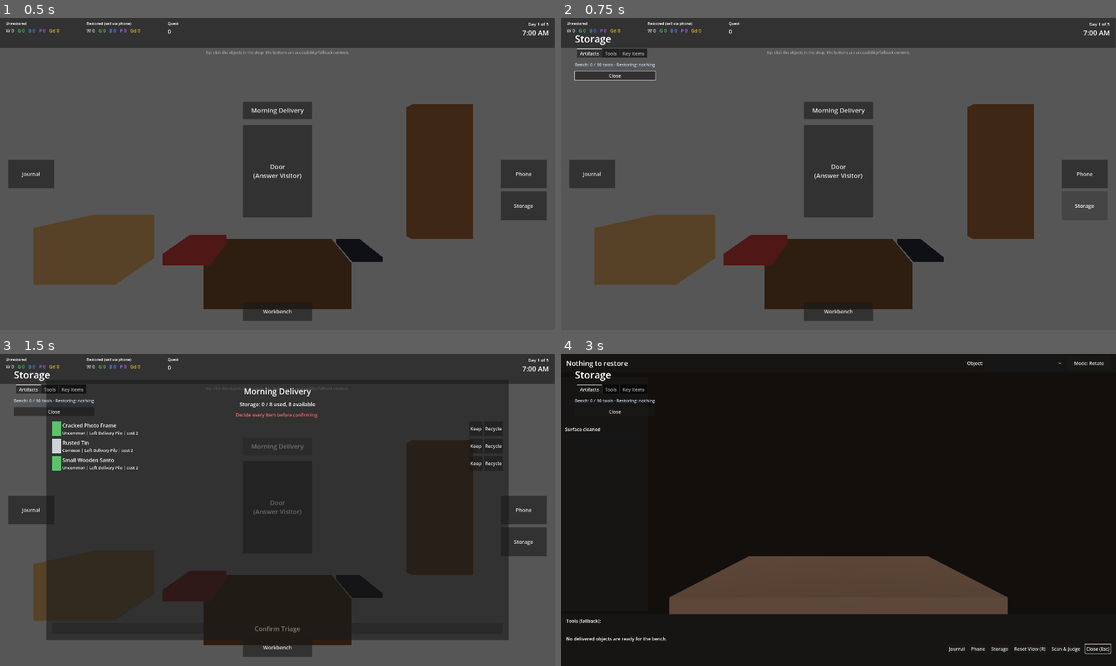
Above: before the commit, frames 1-4 (two rows, left to right).
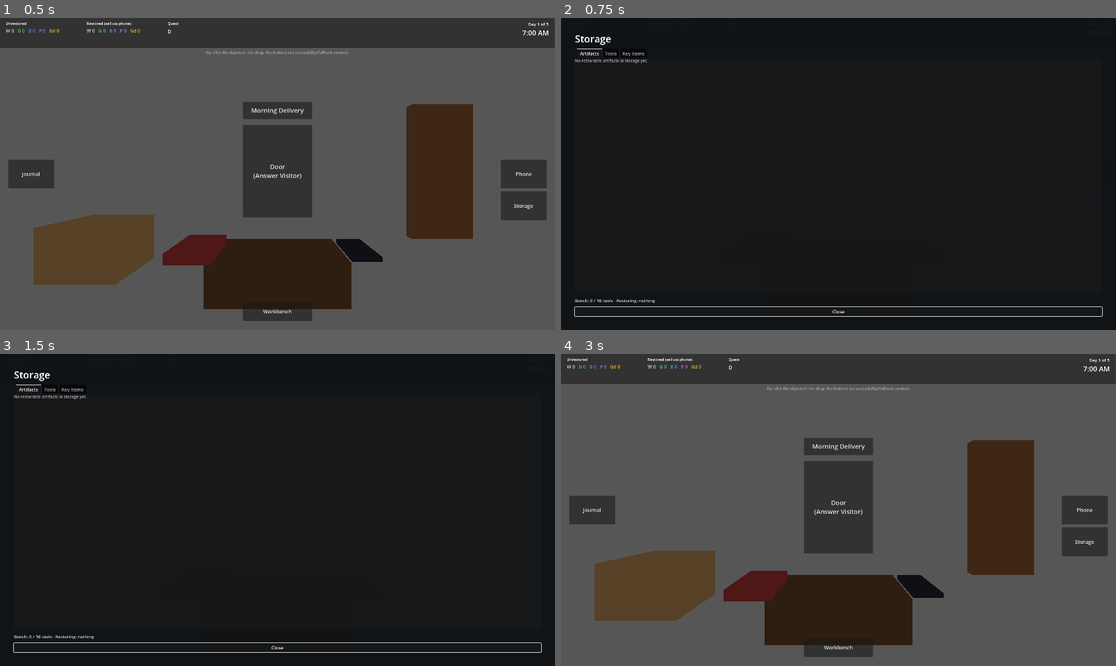
Above: after the commit, the same moments.

Repository: HoplyXD/aLima
Game: Godot game, scene res://scenes/Shop.tscn
Two runs of this game, one before a commit and one after it. Both use one fixed random seed, a clock stepped at 60 frames per second and the inputs below.
Inputs:
- Up to frame 1 (0.5 s): no input
- Up to frame 2 (0.75 s): click "Storage" at 0.5 s
- Up to frame 3 (1.5 s): click "Morning Delivery" at 1.25 s
- Up to frame 4 (3 s): click "Door (Answer Visitor)" at 2 s; click "Workbench" at 2.75 s

Frame 1 is identical in both runs. In frame 2, 95% of the frame differs, in the area x 0-100%, y 0-100%; in frame 3, 81%; in frame 4, 97%.

Commit message:
Persist cleaned-spot masks; author Storage & Phone
Save and restore exact cleaned-spot masks and convert several UI elements to authored scenes. Added a per-instance dirt_mask (PNG, base64-serialized) to ObjectInstance and PNG-based snapshot/restore APIs in RestorationObject3D; RestorationService.persist_dirt_mask writes the mask and triggers a save. RestorationView now caches per-instance masks on switch/close and restores from the in-memory cache or the persisted instance mask; tests added to verify switching preservation and save/reload persistence. Converted Storage UI to an authored scene (scenes/ui/storage_screen.tscn) and simplified storage_screen.gd to use @onready bindings instead of code-built node construction; phone.tscn was authored/cleaned up. Updated tests and docs accordingly (restoration and economy suites). Key files: scripts/models/object_instance.gd, scripts/restoration/restoration_object_3d.gd, scripts/restoration/restoration_service.gd, scripts/restoration/restoration_view.gd, tests/restoration/test_restoration_view.gd, scenes/ui/storage_screen.tscn, scripts/economy/storage_screen.gd, scenes/ui/phone.tscn, and related documentation edits.

Diff:
--- a/scenes/ui/storage_screen.tscn
+++ b/scenes/ui/storage_screen.tscn
@@ -6,3 +6,62 @@
 process_mode = 3
 layer = 10
 script = ExtResource("1_storage")
+
+[node name="Dim" type="ColorRect" parent="."]
+anchors_preset = 15
+anchor_right = 1.0
+anchor_bottom = 1.0
+color = Color(0.06, 0.07, 0.08, 0.97)
+
+[node name="Margin" type="MarginContainer" parent="Dim"]
+anchors_preset = 15
+anchor_right = 1.0
+anchor_bottom = 1.0
+theme_override_constants/margin_left = 48
+theme_override_constants/margin_top = 48
+theme_override_constants/margin_right = 48
+theme_override_constants/margin_bottom = 48
+
+[node name="VBox" type="VBoxContainer" parent="Dim/Margin"]
+theme_override_constants/separation = 12
+
+[node name="Title" type="Label" parent="Dim/Margin/VBox"]
+theme_override_font_sizes/font_size = 34
+text = "Storage"
+
+[node name="Tabs" type="TabContainer" parent="Dim/Margin/VBox"]
+unique_name_in_owner = true
+size_flags_vertical = 3
+
+[node name="Artifacts" type="ScrollContainer" parent="Dim/Margin/VBox/Tabs"]
+horizontal_scroll_mode = 0
+
+[node name="ArtifactsList" type="VBoxContainer" parent="Dim/Margin/VBox/Tabs/Artifacts"]
+unique_name_in_owner = true
+size_flags_horizontal = 3
+theme_override_constants/separation = 8
+
+[node name="Tools" type="ScrollContainer" parent="Dim/Margin/VBox/Tabs"]
+horizontal_scroll_mode = 0
+
+[node name="ToolsList" type="VBoxContainer" parent="Dim/Margin/VBox/Tabs/Tools"]
+unique_name_in_owner = true
+size_flags_horizontal = 3
+theme_override_constants/separation = 8
+
+[node name="Key Items" type="ScrollContainer" parent="Dim/Margin/VBox/Tabs"]
+horizontal_scroll_mode = 0
+
+[node name="KeyItemsList" type="VBoxContainer" parent="Dim/Margin/VBox/Tabs/Key Items"]
+unique_name_in_owner = true
+size_flags_horizontal = 3
+theme_override_constants/separation = 8
+
+[node name="StatusLabel" type="Label" parent="Dim/Margin/VBox"]
+unique_name_in_owner = true
+theme_override_font_sizes/font_size = 15
+theme_override_colors/font_color = Color(0.8, 0.85, 0.9, 1)
+
+[node name="CloseButton" type="Button" parent="Dim/Margin/VBox"]
+unique_name_in_owner = true
+text = "Close"
--- a/scripts/economy/storage_screen.gd
+++ b/scripts/economy/storage_screen.gd
@@ -11,21 +11,20 @@
 
 signal closed
 
-const BG_COLOR := Color(0.06, 0.07, 0.08, 0.97)
-
 var _owns_pause: bool = false
 var _tools: ToolService
-var _artifacts_list: VBoxContainer
-var _tools_list: VBoxContainer
-var _keyitems_list: VBoxContainer
-var _status_label: Label
-var _close_button: Button
+
+@onready var _artifacts_list: VBoxContainer = %ArtifactsList
+@onready var _tools_list: VBoxContainer = %ToolsList
+@onready var _keyitems_list: VBoxContainer = %KeyItemsList
+@onready var _status_label: Label = %StatusLabel
+@onready var _close_button: Button = %CloseButton
 
 
 func _ready() -> void:
 	visible = false
 	_tools = ToolService.new()
-	_build_ui()
+	_close_button.pressed.connect(close)
 
 
 func open() -> void:
@@ -241,59 +240,3 @@
 func _clear(list: VBoxContainer) -> void:
 	for child in list.get_children():
 		child.queue_free()
-
-
-func _make_tab(title: String) -> VBoxContainer:
-	var scroll := ScrollContainer.new()
-	scroll.name = title
-	scroll.horizontal_scroll_mode = ScrollContainer.SCROLL_MODE_DISABLED
-	var list := VBoxContainer.new()
-	list.add_theme_constant_override("separation", 8)
-	list.size_flags_horizontal = Control.SIZE_EXPAND_FILL
-	scroll.add_child(list)
-	_tab_root.add_child(scroll)
-	return list
-
-
-var _tab_root: TabContainer
-
-
-func _build_ui() -> void:
-	var bg := ColorRect.new()
-	bg.color = BG_COLOR
-	bg.anchors_preset = Control.PRESET_FULL_RECT
-	bg.mouse_filter = Control.MOUSE_FILTER_STOP
-	add_child(bg)
-
-	var margin := MarginContainer.new()
-	margin.anchors_preset = Control.PRESET_FULL_RECT
-	for side in ["left", "right", "top", "bottom"]:
-		margin.add_theme_constant_override("margin_%s" % side, 48)
-	bg.add_child(margin)
-
-	var root := VBoxContainer.new()
-	root.add_theme_constant_override("separation", 12)
-	margin.add_child(root)
-
-	var title := Label.new()
-	title.text = "Storage"
-	title.add_theme_font_size_override("font_size", 34)
-	root.add_child(title)
-
-	_tab_root = TabContainer.new()
-	_tab_root.size_flags_vertical = Control.SIZE_EXPAND_FILL
-	root.add_child(_tab_root)
-	_artifacts_list = _make_tab("Artifacts")
-	_tools_list = _make_tab("Tools")
-	_keyitems_list = _make_tab("Key Items")
-
-	_status_label = Label.new()
-	_status_label.add_theme_font_size_override("font_size", 15)
-	_status_label.add_theme_color_override("font_color", Color(0.8, 0.85, 0.9))
-	root.add_child(_status_label)
-
-	_close_button = Button.new()
-	_close_button.text = "Close"
-	_close_button.focus_mode = Control.FOCUS_ALL
-	_close_button.pressed.connect(close)
-	root.add_child(_close_button)
--- a/scripts/models/object_instance.gd
+++ b/scripts/models/object_instance.gd
@@ -19,6 +19,7 @@
 var recorded_damage: int = 0  ## Accumulated damage from wrong tools; persists with the instance.
 var removed_decals: Array[String] = []  ## Decal ids cleared so far (decal-based templates).
 var is_joined: bool = false  ## True once a join-step object has been reassembled.
+var dirt_mask: PackedByteArray = PackedByteArray()  ## PNG of the exact cleaned grime mask (condition-based objects); empty => rebuild from condition.
 
 
 func _init() -> void:
@@ -42,6 +43,9 @@
 	inst.recorded_damage = ModelUtils.as_int(data.get("recorded_damage"))
 	inst.removed_decals = ModelUtils.as_string_array(data.get("removed_decals"))
 	inst.is_joined = ModelUtils.as_bool(data.get("is_joined"))
+	var raw_mask: Variant = data.get("dirt_mask", "")
+	if raw_mask is String and not (raw_mask as String).is_empty():
+		inst.dirt_mask = Marshalls.base64_to_raw(raw_mask)
 	return inst
 
 
@@ -62,6 +66,7 @@
 		"recorded_damage": recorded_damage,
 		"removed_decals": removed_decals.duplicate(),
 		"is_joined": is_joined,
+		"dirt_mask": Marshalls.raw_to_base64(dirt_mask) if not dirt_mask.is_empty() else "",
 	}
 
 
--- a/scripts/restoration/restoration_object_3d.gd
+++ b/scripts/restoration/restoration_object_3d.gd
@@ -205,6 +205,38 @@
 	_dirt_texture.update(_dirt_image)
 
 
+## Returns the exact dirt mask as a (small, lossless) PNG so the view can preserve
+## where the player cleaned when switching artifacts and persist it to the save.
+## Empty in photo mode (decal removal is already persisted on the instance).
+func snapshot_dirt_png() -> PackedByteArray:
+	if _photo_mode or _dirt_image == null:
+		return PackedByteArray()
+	return _dirt_image.save_png_to_buffer()
+
+
+## Restores a previously snapshotted dirt mask, re-creating the exact cleaned spots.
+func restore_dirt_png(bytes: PackedByteArray) -> void:
+	if bytes.is_empty() or _photo_mode or _dirt_image == null:
+		return
+	var img := Image.new()
+	if img.load_png_from_buffer(bytes) != OK:
+		return
+	if img.get_width() != MASK_SIZE or img.get_height() != MASK_SIZE:
+		return
+	img.convert(_dirt_image.get_format())
+	_dirt_image.copy_from(img)
+	_dirt_texture.update(_dirt_image)
+
+
+## True when the texel under the given UV has been cleaned (test/integration seam).
+func is_uv_cleaned(uv: Vector2) -> bool:
+	if _dirt_image == null:
+		return false
+	var x := clampi(int(uv.x * MASK_SIZE), 0, MASK_SIZE - 1)
+	var y := clampi(int(uv.y * MASK_SIZE), 0, MASK_SIZE - 1)
+	return _dirt_image.get_pixel(x, y).r < CLEAN_THRESHOLD
+
+
 # --- Clasp -------------------------------------------------------------------
 
 
--- a/scripts/restoration/restoration_service.gd
+++ b/scripts/restoration/restoration_service.gd
@@ -331,6 +331,18 @@
 	return null
 
 
+## Persists the exact dirt-mask PNG onto the instance so the cleaned spots survive
+## save/reload. Called by the view (presentation) since the mask lives there; the
+## write + save stay in the service.
+func persist_dirt_mask(uid: String, png_bytes: PackedByteArray) -> void:
+	var inst := find_instance_by_id(uid)
+	if inst == null:
+		return
+	inst.dirt_mask = png_bytes
+	_write_instance_back(inst)
+	SaveService.save_game()
+
+
 func _write_instance_back(inst: ObjectInstance) -> void:
 	var inventory := _game_state.save_state.loop.inventory
 	for i in range(inventory.size()):
--- a/scripts/restoration/restoration_view.gd
+++ b/scripts/restoration/restoration_view.gd
@@ -46,6 +46,11 @@
 var _last_pointer: Vector2 = Vector2.ZERO
 var _stroke_uvs: PackedVector2Array = PackedVector2Array()
 var _instance_uids: Array[String] = []
+## Per-instance dirt-mask snapshots so switching artifacts mid-clean and back
+## restores the exact spots the player cleaned (condition alone can't rebuild them).
+## Decal photos persist their own removed_decals, so only condition-based masks
+## are cached. Lives for the view's lifetime (survives close/reopen of the bench).
+var _dirt_cache: Dictionary = {}
 var _scanner_screen: ScannerScreen
 var _journal_viewport: BookViewport
 var _phone: Phone
@@ -128,11 +133,24 @@
 ## Closes the view and releases pause ownership exactly once.
 func close() -> void:
 	if _is_open:
+		# Preserve the current artifact's cleaned spots so reopening restores them.
+		_cache_current_dirt()
 		_is_open = false
 		visible = false
 		set_process(false)
 		_release_pause_if_owned()
 	closed.emit()
+
+
+## Snapshots the loaded condition-based artifact's exact dirt mask into the in-memory
+## cache and persists it onto the instance (survives save/reload).
+func _cache_current_dirt() -> void:
+	if _selected_uid.is_empty() or _object.is_photo_mode():
+		return
+	var png := _object.snapshot_dirt_png()
+	if not png.is_empty():
+		_dirt_cache[_selected_uid] = png
+		_service.persist_dirt_mask(_selected_uid, png)
 
 
 func _exit_tree() -> void:
@@ -226,6 +244,8 @@
 ## Loads a specific instance into the 3D view. Public so the Shop/tests can drive
 ## selection directly; presentation is rebuilt purely from saved instance state.
 func load_instance(uid: String) -> void:
+	# Preserve where the player cleaned on the outgoing artifact before switching.
+	_cache_current_dirt()
 	_selected_uid = uid
 	_selected_tool_id = ""
 	var inst := _service.find_instance_by_id(uid)
@@ -239,6 +259,13 @@
 	_object.configure(template, inst)
 	if _is_decal_based(template):
 		_object.enter_photo_mode(template.decals, inst.removed_decals, _blemish_colors(template))
+	elif _dirt_cache.has(uid):
+		# Restore the exact cleaned spots from this session, overriding the
+		# condition-based reconstruction.
+		_object.restore_dirt_png(_dirt_cache[uid])
+	elif not inst.dirt_mask.is_empty():
+		# Reloaded from a save: restore the persisted cleaned spots.
+		_object.restore_dirt_png(inst.dirt_mask)
 	_title.text = template.display_name
 	_set_mode(Mode.ROTATE)
 	_rebuild_tool_palette()
--- a/tests/restoration/test_restoration_view.gd
+++ b/tests/restoration/test_restoration_view.gd
@@ -91,6 +91,57 @@
 			break
 
 
+func test_switching_artifacts_preserves_exact_cleaned_spots() -> void:
+	_add_pendant("p_a")
+	_add_pendant("p_b")
+	_view = await _make_view()
+	_view.open()
+	_view.load_instance("p_a")
+	_view.select_tool("soft_cloth")
+
+	# One stroke — partial clean (does not reach CLEAN) in a specific spot.
+	var result := _view.attempt_clean_with_ray(HIT_ORIGIN, HIT_DIR)
+	assert_not_null(result, "a surface hit cleans")
+	var coverage_a := _view.get_restoration_object().coverage()
+	assert_gt(coverage_a, 0.0, "some surface was cleaned")
+
+	# Switch to another artifact and back.
+	_view.load_instance("p_b")
+	_view.load_instance("p_a")
+
+	var coverage_back := _view.get_restoration_object().coverage()
+	assert_almost_eq(
+		coverage_back, coverage_a, 0.001, "exact cleaned spots restored, not rebuilt from condition"
+	)
+
+
+func test_cleaned_spots_persist_through_save_and_reload() -> void:
+	_add_pendant("p_a")
+	_view = await _make_view()
+	_view.open()
+	_view.load_instance("p_a")
+	_view.select_tool("soft_cloth")
+	_view.attempt_clean_with_ray(HIT_ORIGIN, HIT_DIR)
+	var coverage_a := _view.get_restoration_object().coverage()
+	assert_gt(coverage_a, 0.0, "some surface was cleaned")
+	_view.close()  # persists the mask onto the instance and saves
+
+	# Reload from disk into a brand-new view (no in-memory cache to fall back on).
+	var loaded := SaveService.load_game()
+	assert_true(loaded.ok, "save reloads")
+	var view2: RestorationView = VIEW_SCENE.instantiate()
+	add_child_autofree(view2)
+	await wait_physics_frames(1)
+	view2.open()
+	view2.load_instance("p_a")
+
+	var coverage_reloaded := view2.get_restoration_object().coverage()
+	view2.close()
+	assert_almost_eq(
+		coverage_reloaded, coverage_a, 0.001, "cleaned spots survive save/reload"
+	)
+
+
 # --- Workbench integration / pause ownership --------------------------------
 
 
Not shown: 1 places in scenes/ui/phone.tscn that only renumber resources
Not shown, changed: docs/ai-disclosure.md
